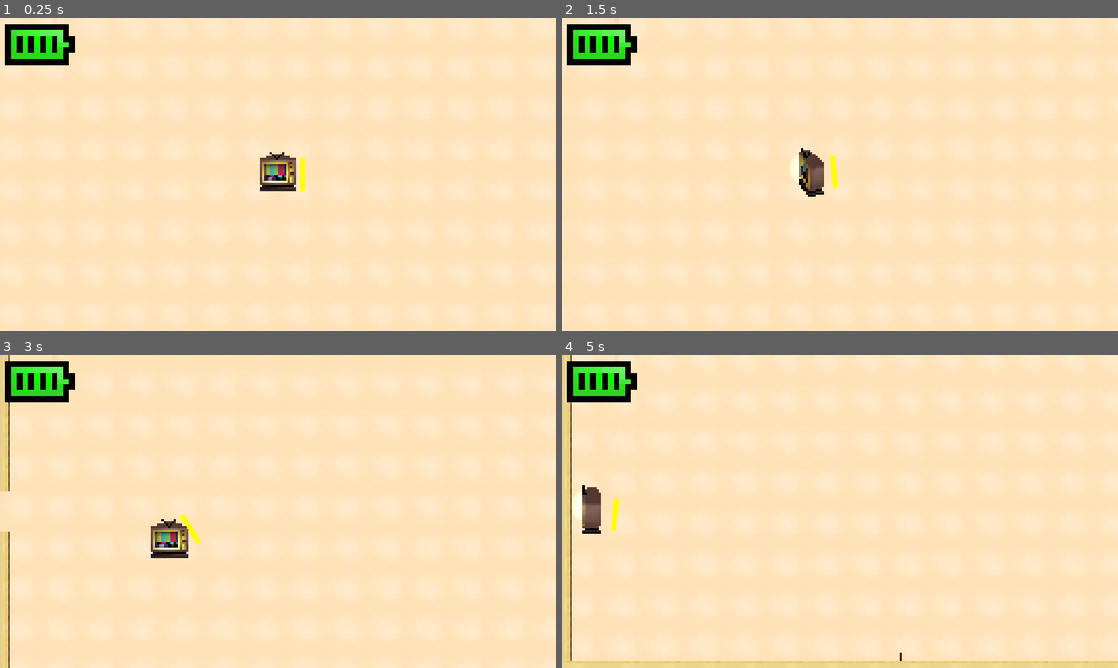
Above: before the commit, frames 1-4 (two rows, left to right).
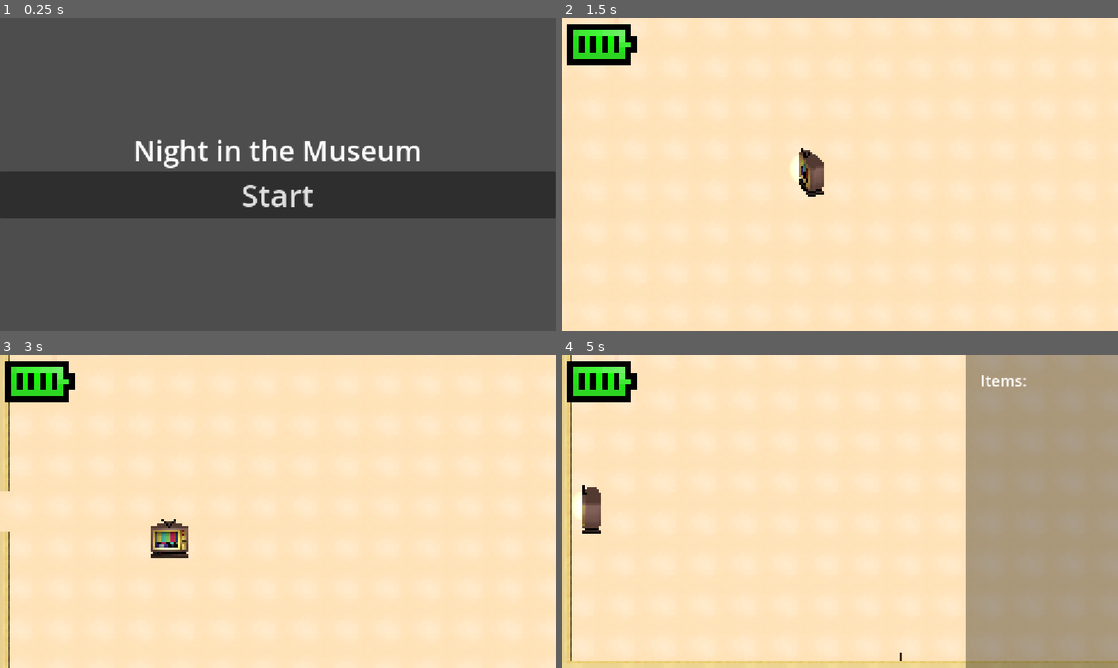
Above: after the commit, the same moments.

Repository: deathlytoall/LD-60-by-1507-Games
Game: Godot game, scene res://control.tscn
The game is run twice, just before and just after one commit, with the same random seed, the same clock (stepped at 60 frames per second) and the same inputs. Before the commit the project starts from res://CarterMain/carter_main.tscn.
Inputs (mouse positions are in pixels of both pictures, inside the frame that each line leads up to):
- Up to frame 1 (0.25 s): no input
- Up to frame 2 (1.5 s): click (840, 193) at 0.5 s, where only the run after the commit has a clickable "Start"; tap Enter at 1.25 s; move the mouse to (962, 158) at 1.27 s; hold A (A) from 1.28 s (still down); click (962, 158) at 1.42 s
- Up to frame 3 (3 s): tap D (D) at 1.55, 2.1 s; move the mouse to (166, 527) at 2.02 s; release A (A) at 2.03 s; click (166, 527) at 2.3 s; tap Space at 2.75 s; move the mouse to (333, 442) at 2.77 s; hold S (S) from 2.78 s (still down); click (333, 442) at 2.85 s
- Up to frame 4 (5 s): move the mouse to (812, 574) at 3.52 s; release S (S) at 3.53 s; tap S (S) at 3.6 s; click (812, 574) at 3.67 s; tap A (A) at 3.8 s; move the mouse to (1006, 558) at 4.27 s; hold A (A) from 4.28 s (still down); click (1006, 558) at 4.42 s; tap D (D) at 4.55 s; tap P (Pause, bound only after the commit) at 4.9 s

The runs differ from the first frame. In frame 1, 100% of the frame differs, in the area x 0-100%, y 0-100%; in frame 2, 0.1%; in frame 3, 0.1%; in frame 4, 27%.

Commit message:
V0.17

Diff:
--- /dev/null
+++ b/CarterMain/audio_stream_player_2.gd
@@ -0,0 +1,12 @@
+extends AudioStreamPlayer
+
+
+# Called when the node enters the scene tree for the first time.
+func _ready():
+	pass # Replace with function body.
+
+
+# Called every frame. 'delta' is the elapsed time since the previous frame.
+func _process(_delta):
+	if not playing:
+		play()
--- a/CarterMain/carter_main.tscn
+++ b/CarterMain/carter_main.tscn
@@ -4,7 +4,9 @@
 [ext_resource type="PackedScene" uid="uid://jmm5gub51lx1" path="res://TerrianGeneration/RoomGeneratorV2/room_generator.tscn" id="3_pu5yk"]
 [ext_resource type="PackedScene" uid="uid://dfixwikjbkm88" path="res://TerrianGeneration/Rooms/1x1Rooms/1x1StartingRoom/@1x1_starting_room.tscn" id="4_b3f8j"]
 [ext_resource type="PackedScene" uid="uid://cje04fwjmjrt5" path="res://TerrianGeneration/Rooms/2x2Rooms/2x2BossRoom/@2x2_boss_room.tscn" id="5_lw7lm"]
+[ext_resource type="AudioStream" uid="uid://hbib5wdde1e2" path="res://Textures/CNMNE - Draft- Lasting Villa - Converted with FlexClip.mp3" id="6_qubhg"]
 [ext_resource type="PackedScene" uid="uid://bg4p5ncv0a6sb" path="res://TerrianGeneration/Rooms/1x1Rooms/1x1UpgradeRoom/@1x1_upgrade_room.tscn" id="6_sy2ie"]
+[ext_resource type="Script" uid="uid://dsryqr2qbxi4" path="res://CarterMain/audio_stream_player_2.gd" id="7_qubhg"]
 
 [node name="CarterMain" type="Node2D" unique_id=883495653]
 
@@ -22,3 +24,8 @@
 start_rooms = Array[PackedScene]([ExtResource("4_b3f8j")])
 boss_rooms = Array[PackedScene]([ExtResource("5_lw7lm")])
 upgrade_rooms = Array[PackedScene]([ExtResource("6_sy2ie"), ExtResource("6_sy2ie")])
+
+[node name="AudioStreamPlayer2" type="AudioStreamPlayer" parent="." unique_id=947273511]
+stream = ExtResource("6_qubhg")
+autoplay = true
+script = ExtResource("7_qubhg")
--- a/Enemies/enemy.gd
+++ b/Enemies/enemy.gd
@@ -5,7 +5,7 @@
 var health = 10
 var single = false
 var player = null
-var speed = 0.1
+var speed = 1
 var rad: float
 var velocity: Vector2
 var back: = 1
@@ -26,6 +26,7 @@
 		var animation = 0
 		position += velocity
 		velocity = velocity.round()
+		print(velocity)
 		if velocity == Vector2(0, 1):
 			animation = 0
 		elif velocity == Vector2(-1, 1):
@@ -64,10 +65,10 @@
 			item_clone.global_position = Vector2(global_position.x, global_position.y)
 			item_clone.item_type = -1
 		queue_free()
-		#get_parent().enemies_to_kill -= 1
-		#if get_parent().enemies_to_kill == 0:
-			#get_parent().open_doors()
-			#get_parent().generate_item()
+		get_parent().enemies_to_kill -= 1
+		if get_parent().enemies_to_kill == 0:
+			get_parent().open_doors()
+			get_parent().generate_item()
 
 
 func _on_player_detection_body_entered(body):
--- a/Items/item.gd
+++ b/Items/item.gd
@@ -1,6 +1,6 @@
 extends Area2D
 
-var item_type = randi_range(0, 11)
+var item_type = randi_range(0, 15)
 var collected = false
 var player
 
@@ -23,7 +23,7 @@
 
 func _on_body_entered(_body):
 	if _body is Player:
-		if not Global.items.has(item_type):
+		if not Global.items.has(item_type) and item_type != -1:
 			Global.items.append(item_type)
 			Global.emit_signal("pick_up", item_type)
 		else:
--- a/Items/item.tscn
+++ b/Items/item.tscn
@@ -1,10 +1,11 @@
 [gd_scene format=3 uid="uid://l2x6wyqkqlla"]
 
 [ext_resource type="Script" uid="uid://b5exsda02662k" path="res://Items/item.gd" id="1_bkywi"]
-[ext_resource type="Texture2D" uid="uid://b6fsdcr7cu4nd" path="res://Textures/display_battery_full.png" id="2_rbykx"]
+[ext_resource type="Texture2D" uid="uid://c31to8cik0g1c" path="res://Textures/AAA batteries.png" id="2_yb27u"]
 [ext_resource type="Texture2D" uid="uid://dv1swagr38urv" path="res://Textures/item_mirror.png" id="3_40v5w"]
 [ext_resource type="Texture2D" uid="uid://lpd0s1qtkcmi" path="res://Textures/Moniter.png" id="4_e3wng"]
 [ext_resource type="Texture2D" uid="uid://cgoo5sfa4d1eh" path="res://Textures/item_glass_shard.png" id="5_0fljg"]
+[ext_resource type="Texture2D" uid="uid://1voxaujtpbdg" path="res://Textures/Lightbulb.png" id="5_yb27u"]
 [ext_resource type="Texture2D" uid="uid://d01ifh8f2m034" path="res://Textures/9.0V.png" id="6_0fljg"]
 [ext_resource type="Texture2D" uid="uid://bnxa5xodq27gf" path="res://Textures/item_memory_chip.png" id="6_skiio"]
 [ext_resource type="Texture2D" uid="uid://cgowxgy8pv32g" path="res://Textures/Bolt.png" id="7_e3wng"]
@@ -23,13 +24,16 @@
 animations = [{
 "frames": [{
 "duration": 1.0,
-"texture": ExtResource("2_rbykx")
+"texture": ExtResource("2_yb27u")
 }, {
 "duration": 1.0,
 "texture": ExtResource("3_40v5w")
 }, {
 "duration": 1.0,
 "texture": ExtResource("4_e3wng")
+}, {
+"duration": 1.0,
+"texture": ExtResource("5_yb27u")
 }, {
 "duration": 1.0,
 "texture": ExtResource("5_0fljg")
@@ -85,6 +89,7 @@
 texture_filter = 1
 scale = Vector2(2, 2)
 sprite_frames = SubResource("SpriteFrames_xa11k")
+frame = 14
 
 [connection signal="body_entered" from="." to="." method="_on_body_entered"]
 [connection signal="timeout" from="Collect Timer" to="." method="_on_collect_timer_timeout"]
--- /dev/null
+++ b/Player/pause.gd
@@ -0,0 +1,17 @@
+extends CanvasLayer
+
+const frames = preload("res://Items/item.tscn::SpriteFrames_xa11k")
+var descriptions = ['Mirror: fire a second zap randomly','Moniter: fFire a second zap near main fire','Lightbulb: Zaps grow with time','Glass Shard: Allows for zaps to peirce','9.0V Battery: You heal more from AAA batteries','Memory Chip: Damage Up','Zap: Damage up','Alien: Damage up','USB: Damage increased by 50%','RAM: Increased movement speed','Horsey: Allows for a double tap dash','Tesla: Burst zaps','Cross: Release zaps in 4 directions at once','CPU: Zaps size doubled', 'Solar Panel: Slows down passive battery drain']
+
+# Called when the node enters the scene tree for the first time.
+func _ready():
+	pass # Replace with function body.
+
+
+# Called every frame. 'delta' is the elapsed time since the previous frame.
+func _process(delta):
+	%RichTextLabel.clear()
+	for x in Global.items:
+		%RichTextLabel.add_image(frames.get_frame_texture("default", x + 1), 24, 24)
+		%RichTextLabel.add_text(descriptions[x])
+		%RichTextLabel.newline()
--- a/Player/player.gd
+++ b/Player/player.gd
@@ -29,10 +29,13 @@
 	move()
 	point()
 	if Input.is_action_just_pressed("Mouse_Left"):
-		attack()
+		print(Global.items)
+		#attack()
 	if Input.is_action_just_pressed("Mouse_Right"):
 		ranged_attack()
-	$CanvasLayer/AnimatedSprite2D.frame = round((100.0 - health) / 20.0)
+	if Input.is_action_just_pressed("Pause"):
+		$Pause.visible = not $Pause.visible
+	$Health/AnimatedSprite2D.frame = roundi((100.0 - health) / 20.0)
 
 # movement
 func move() -> void:
--- a/Player/player.tscn
+++ b/Player/player.tscn
@@ -12,6 +12,7 @@
 [ext_resource type="Texture2D" uid="uid://c0rwv6nk6looh" path="res://Textures/display_battery_low.png" id="9_gu6f8"]
 [ext_resource type="Texture2D" uid="uid://d0ebnhowdwamo" path="res://Textures/display_battery_urgent.png" id="10_dkpta"]
 [ext_resource type="Texture2D" uid="uid://rje1pc8mbnbj" path="res://Textures/display_battery_empty.png" id="11_lfmf2"]
+[ext_resource type="Script" uid="uid://d3t1c1x4gotdl" path="res://Player/pause.gd" id="12_p5o4e"]
 
 [sub_resource type="Gradient" id="Gradient_od3ui"]
 colors = PackedColorArray(1, 1, 1, 1, 0, 0, 0, 1)
@@ -470,6 +471,7 @@
 shape = SubResource("RectangleShape2D_xa11k")
 
 [node name="Arm" type="Area2D" parent="." unique_id=1924268066]
+visible = false
 
 [node name="CollisionShape2D" type="CollisionShape2D" parent="Arm" unique_id=463722297]
 position = Vector2(48, 0)
@@ -507,18 +509,45 @@
 energy = 0.6
 texture = SubResource("GradientTexture2D_fhl08")
 
-[node name="CanvasLayer" type="CanvasLayer" parent="." unique_id=775158416]
-
-[node name="AnimatedSprite2D" type="AnimatedSprite2D" parent="CanvasLayer" unique_id=1931538645]
+[node name="Health" type="CanvasLayer" parent="." unique_id=775158416]
+
+[node name="AnimatedSprite2D" type="AnimatedSprite2D" parent="Health" unique_id=1931538645]
 texture_filter = 1
 position = Vector2(83, 61)
 scale = Vector2(12, 12)
 sprite_frames = SubResource("SpriteFrames_xa11k")
 frame_progress = 0.44098747
 
-[node name="Timer" type="Timer" parent="CanvasLayer/AnimatedSprite2D" unique_id=1223846471]
+[node name="Timer" type="Timer" parent="Health/AnimatedSprite2D" unique_id=1223846471]
 wait_time = 2.0
 autostart = true
+
+[node name="Pause" type="CanvasLayer" parent="." unique_id=978895555]
+visible = false
+script = ExtResource("12_p5o4e")
+
+[node name="ColorRect" type="ColorRect" parent="Pause" unique_id=845653544]
+offset_left = 838.0
+offset_right = 1152.0
+offset_bottom = 648.0
+color = Color(0, 0, 0, 0.333)
+
+[node name="VBoxContainer" type="VBoxContainer" parent="Pause/ColorRect" unique_id=1882604356]
+layout_mode = 0
+offset_left = 29.0
+offset_top = 30.0
+offset_right = 284.0
+offset_bottom = 622.0
+
+[node name="Label" type="Label" parent="Pause/ColorRect/VBoxContainer" unique_id=449088924]
+layout_mode = 2
+theme_override_font_sizes/font_size = 32
+text = "Items:"
+
+[node name="RichTextLabel" type="RichTextLabel" parent="Pause/ColorRect/VBoxContainer" unique_id=831578291]
+unique_name_in_owner = true
+layout_mode = 2
+fit_content = true
 
 [node name="Dash Timer" type="Timer" parent="." unique_id=1192810044]
 one_shot = true
@@ -532,6 +561,6 @@
 
 [connection signal="timeout" from="AnimatedSprite2D/Damage timer" to="." method="_on_damage_timer_timeout"]
 [connection signal="timeout" from="AnimatedSprite2D/Item Timer" to="." method="_on_item_timer_timeout"]
-[connection signal="timeout" from="CanvasLayer/AnimatedSprite2D/Timer" to="." method="_on_timer_timeout"]
+[connection signal="timeout" from="Health/AnimatedSprite2D/Timer" to="." method="_on_timer_timeout"]
 [connection signal="timeout" from="Dash Timer" to="." method="_on_dash_timer_timeout"]
 [connection signal="timeout" from="Burst Timer" to="." method="_on_burst_timer_timeout"]
--- a/Player/zap.gd
+++ b/Player/zap.gd
@@ -4,10 +4,13 @@
 var items = Global.items
 var peirces = 1
 var mult = 1
+var time = 1
 
 # Called when the node enters the scene tree for the first time.
 func _ready():
-	pass # Replace with function body.
+	if Global.items.has(2):
+		time = .5
+	$Timer.start(time)
 
 
 # Called every frame. 'delta' is the elapsed time since the previous frame.
@@ -16,6 +19,8 @@
 	position += Vector2(cos(rad) * speed, sin(rad) * speed)
 	if Global.items.has(8):
 		mult = 1.5
+	if Global.items.has(2):
+		scale *= 1.1
 
 
 func _on_area_entered(area):
--- a/Player/zap.tscn
+++ b/Player/zap.tscn
@@ -16,7 +16,7 @@
 shape = SubResource("RectangleShape2D_xa11k")
 
 [node name="Timer" type="Timer" parent="." unique_id=2105079587]
-wait_time = 3.0
+wait_time = 2.0
 
 [node name="Sprite2D" type="Sprite2D" parent="." unique_id=825923629]
 texture_filter = 1
--- a/TerrianGeneration/RoomHelpers/BaseRoom/base_room.gd
+++ b/TerrianGeneration/RoomHelpers/BaseRoom/base_room.gd
@@ -83,7 +83,7 @@
 	for x in range(0, amount):
 		var enemy = preload("res://Enemies/enemy_base.tscn")
 		enemy_clone = enemy.instantiate()
-		add_child.call_deferred(enemy_clone, true)
+		add_child(enemy_clone, true)
 		enemy_clone.global_position = Vector2(global_position.x + randi_range(30,200), global_position.y + randi_range(30,200))
 
 
--- a/TerrianGeneration/RoomHelpers/RoomLockTrigger/room_lock_trigger.gd
+++ b/TerrianGeneration/RoomHelpers/RoomLockTrigger/room_lock_trigger.gd
@@ -5,4 +5,5 @@
 	if body is Player:
 		get_parent()._base_room.close_doors()
 		get_parent()._base_room.spawn_enemies(randi_range(1, 3))
+		print(2)
 		call_deferred("queue_free")
--- a/TerrianGeneration/Rooms/1x1Rooms/1x1Room2/@r1x1_room_2.tscn
+++ b/TerrianGeneration/Rooms/1x1Rooms/1x1Room2/@r1x1_room_2.tscn
@@ -5,7 +5,6 @@
 [ext_resource type="PackedScene" uid="uid://cmx8ih50c51ds" path="res://TerrianGeneration/RoomHelpers/RoomCameraTrigger/room_camera_trigger.tscn" id="3_o5b2p"]
 [ext_resource type="Script" uid="uid://7s4poke02tk7" path="res://Player/camera_2d.gd" id="4_8iv0h"]
 [ext_resource type="PackedScene" uid="uid://ctfaawcnd4ly8" path="res://TerrianGeneration/RoomHelpers/BaseRoom/base_room.tscn" id="5_ypbme"]
-[ext_resource type="PackedScene" uid="uid://bpbuj3ccfkfl1" path="res://Enemies/enemy_base.tscn" id="6_fn3c1"]
 
 [sub_resource type="RectangleShape2D" id="RectangleShape2D_texa1"]
 size = Vector2(218, 219)
@@ -46,10 +45,6 @@
 [node name="Layer2" parent="BaseRoom" index="0" unique_id=334156666]
 tile_map_data = PackedByteArray("AAAAAAAACQAAAAAAAAAQAAAAEwAAAAAAAAAAAAEACwAAAAAAAAAQAAEADAAAAAAAAAAAAAIACwAAAAAAAAAQAA …(2624 unchanged characters)…
 
-[node name="EnemyBase" parent="." unique_id=1661495415 instance=ExtResource("6_fn3c1")]
-
-[node name="EnemyBase2" parent="." unique_id=1339063226 instance=ExtResource("6_fn3c1")]
-
 [connection signal="body_exited" from="RoomCameraTrigger" to="RoomCameraTrigger" method="_on_body_exited"]
 
 [editable path="BaseRoom"]
--- a/TerrianGeneration/Rooms/1x1Rooms/1x1UpgradeRoom/@1x1_upgrade_room.tscn
+++ b/TerrianGeneration/Rooms/1x1Rooms/1x1UpgradeRoom/@1x1_upgrade_room.tscn
@@ -18,6 +18,7 @@
 [node name="RoomCameraTrigger" parent="." unique_id=1924123594 instance=ExtResource("3_8i03o")]
 
 [node name="CollisionShape2D" type="CollisionShape2D" parent="RoomCameraTrigger" unique_id=560976231]
+visible = false
 position = Vector2(136, 136)
 shape = SubResource("RectangleShape2D_ltjj6")
 
--- /dev/null
+++ b/control.gd
@@ -0,0 +1,16 @@
+extends Control
+
+
+
+# Called when the node enters the scene tree for the first time.
+func _ready():
+	pass # Replace with function body.
+
+
+# Called every frame. 'delta' is the elapsed time since the previous frame.
+func _process(delta):
+	pass
+
+
+func _on_button_pressed():
+	get_tree().change_scene_to_file("res://CarterMain/carter_main.tscn")
--- /dev/null
+++ b/control.tscn
@@ -0,0 +1,35 @@
+[gd_scene format=3 uid="uid://bntwi8s4rj2l5"]
+
+[ext_resource type="Script" uid="uid://dn0tynlydtcls" path="res://control.gd" id="1_0fbet"]
+
+[sub_resource type="LabelSettings" id="LabelSettings_xa11k"]
+font_size = 59
+
+[node name="Control" type="Control" unique_id=146778277]
+layout_mode = 3
+anchors_preset = 15
+anchor_right = 1.0
+anchor_bottom = 1.0
+grow_horizontal = 2
+grow_vertical = 2
+script = ExtResource("1_0fbet")
+
+[node name="BoxContainer" type="BoxContainer" parent="." unique_id=1322460727]
+layout_mode = 0
+offset_right = 1151.0
+offset_bottom = 647.0
+alignment = 1
+vertical = true
+
+[node name="Label" type="Label" parent="BoxContainer" unique_id=266278412]
+layout_mode = 2
+text = "Night in the Museum"
+label_settings = SubResource("LabelSettings_xa11k")
+horizontal_alignment = 1
+
+[node name="Button" type="Button" parent="BoxContainer" unique_id=734648902]
+layout_mode = 2
+theme_override_font_sizes/font_size = 64
+text = "Start"
+
+[connection signal="pressed" from="BoxContainer/Button" to="." method="_on_button_pressed"]
--- a/global.gd
+++ b/global.gd
@@ -11,5 +11,4 @@
 
 # Called every frame. 'delta' is the elapsed time since the previous frame.
 func _process(_delta):
-	#print(items)
-	pass
+	items.sort()
--- a/project.godot
+++ b/project.godot
@@ -11,7 +11,7 @@
 [application]
 
 config/name="LD60"
-run/main_scene="uid://bsu35h0bhpd7n"
+run/main_scene="uid://bntwi8s4rj2l5"
 config/features=PackedStringArray("4.7", "Forward Plus")
 config/icon="res://icon.svg"
 <<<<<<<Updatedupstreamrun/main_scene="uid://0malp7sci0jr"
@@ -68,6 +68,11 @@
 "events": [Object(InputEventMouseButton,"resource_local_to_scene":false,"resource_name":"","device":-1,"window_id":0,"a …(258 unchanged characters)…
 ]
 }
+Pause={
+"deadzone": 0.2,
+"events": [Object(InputEventKey,"resource_local_to_scene":false,"resource_name":"","device":-1,"window_id":0,"alt_pressed":false,"shift_pressed":false,"ctrl_pressed":false,"meta_pressed":false,"pressed":false,"keycode":0,"physical_keycode":80,"key_label":0,"unicode":112,"location":0,"echo":false,"script":null)
+]
+}
 
 [physics]
 
Not shown, added: CarterMain/audio_stream_player_2.gd.uid
Not shown, added: Player/pause.gd.uid
Binary file added: Textures/AAA batteries.png
Not shown, added: Textures/AAA batteries.png.import
Not shown, added: Textures/CNMNE - Draft- Lasting Villa - Converted with FlexClip.mp3.import
Binary file added: Textures/Lightbulb.png
Not shown, added: Textures/Lightbulb.png.import
Not shown, added: control.gd.uid
